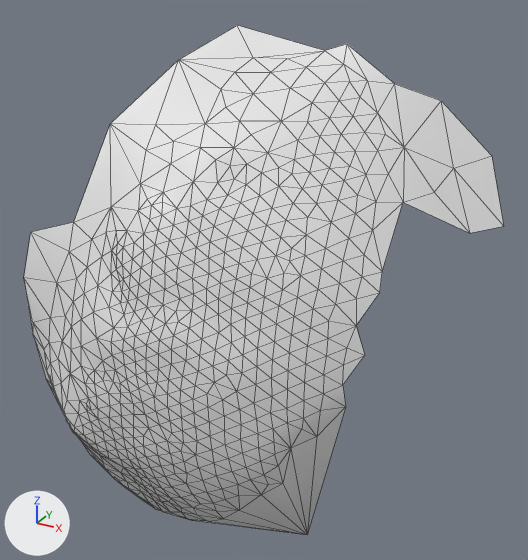
The OBJ model res/final/onecam_fullvolume/12/cleanedup/FullVolium.000725.obj: old version first, new version second.
Before and after are seen from a 50 mm camera at (-708.4, -154.4, 1273.4) aimed at (-784.8, -15.6, 1203.9). The lights are fixed; the arrows at lower left show +X, +Y and +Z. Mesh edges are drawn as thin lines. Where no turn or scale is listed for an object, it has been applied to the vertices.

In view in the first picture: 'FullVolium.000725'.
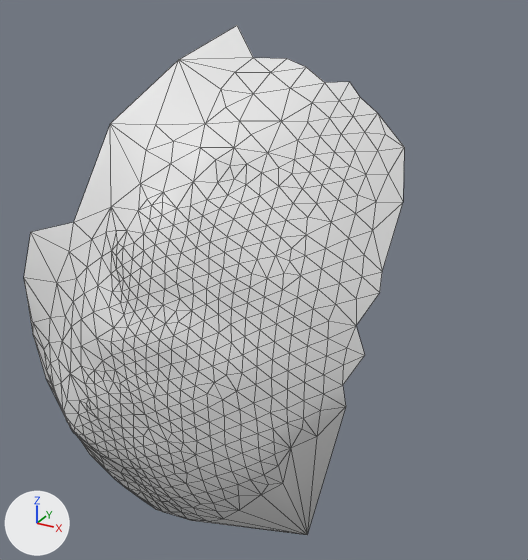
The change, as a list of edits to the scene's bpy script:
```text
Change me_fullvolium_000725:
    used by ob_fullvolium_000725; location = (0.0, 0.0, 0.0)
    remove me_fullvolium_000725.from_pydata(...)  # 526 vertices, 1023 faces; spans x -842.0..-735.1, y -49.6..9.1, z 1138.2..1259.1
    add me_fullvolium_000725.from_pydata(...)  # 515 vertices, 1000 faces; spans x -842.0..-752.3, y -49.6..1.4, z 1138.2..1259.1
    me_fullvolium_000725 part 1
    11 vertices are removed from x -778.5..-735.1, y -9.2..9.1, z 1220.6..1256.5
    23 faces are deleted
```

Pixel boxes (x1, y1, x2, y2) of what changed, in the pictures (528 x 560 px):
'FullVolium.000725', reshaped (21% narrower)
    before: (24, 25, 504, 535)
    after: (24, 26, 404, 535)
part 1 of me_fullvolium_000725, deleted
    before: (237, 25, 504, 233)
